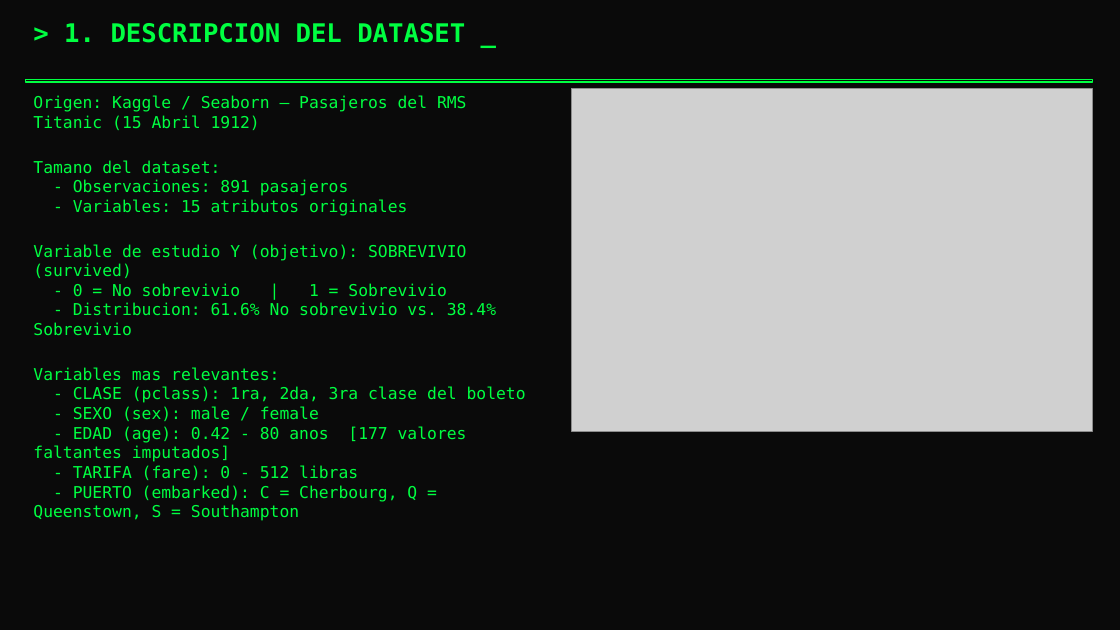
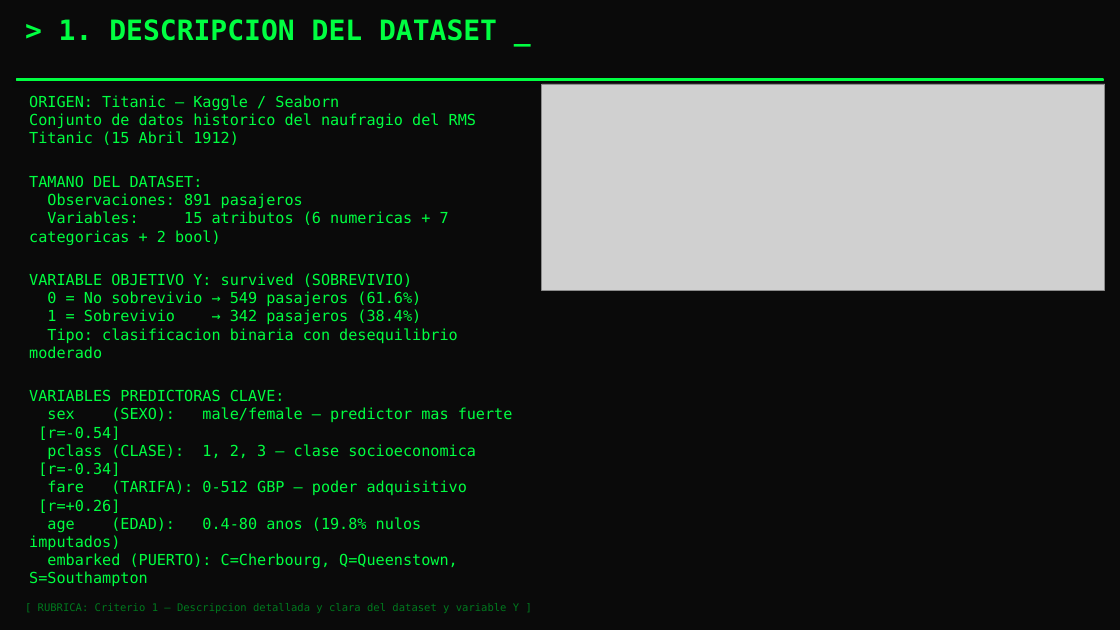
Before and after one commit to kennypallchizaca-coder/Inteligencia-Artificial, a slide deck: slide 2 of reports/Presentacion_EDA_Titanic.pptx. Drawn at 1120x630 pixels with LibreOffice and Linux fonts; fonts in the diff are those of the drawing; grey boxes stand for pictures. Boxes give left, top, right and bottom in pixels: in the first picture for what was removed or moved away, otherwise in the second. Text is boxed around its words. In the diff, an @@ line names an element or a change of style, - is before the commit and + after.

```diff
--- a/reports/Presentacion_EDA_Titanic.pptx
+++ b/reports/Presentacion_EDA_Titanic.pptx
@@ text "> 1. DESCRIPCION DEL DATASET ..." at (x1=59, y1=19, x2=497, y2=41): size 22 to 24 pt @@
@@ rectangle resized from (x1=25, y1=80, x2=1092, y2=82) to (x1=17, y1=79, x2=1103, y2=81) @@
@@ rectangle at (x1=17, y1=79, x2=1103, y2=81): outline #00FF41 1 pt to #00FF41 1.2 pt @@
@@ picture resized from (x1=571, y1=88, x2=1092, y2=431) to (x1=542, y1=84, x2=1105, y2=290) @@
@@ text at (x1=29, y1=95, x2=513, y2=586): text changed; size 14 to 13 pt @@
-Origen: Kaggle / Seaborn — Pasajeros del RMS Titanic (15 Abril 1912)
-Tamano del dataset:
-- Observaciones: 891 pasajeros
-- Variables: 15 atributos originales
-Variable de estudio Y (objetivo): SOBREVIVIO (survived)
-- 0 = No sobrevivio | 1 = Sobrevivio
-- Distribucion: 61.6% No sobrevivio vs. 38.4% Sobrevivio
-Variables mas relevantes:
-- CLASE (pclass): 1ra, 2da, 3ra clase del boleto
-- SEXO (sex): male / female
-- EDAD (age): 0.42 - 80 anos [177 valores faltantes imputados]
-- TARIFA (fare): 0 - 512 libras
-- PUERTO (embarked): C = Cherbourg, Q = Queenstown, S = Southampton
+ORIGEN: Titanic — Kaggle / Seaborn
+Conjunto de datos historico del naufragio del RMS Titanic (15 Abril 1912)
+TAMANO DEL DATASET:
+Observaciones: 891 pasajeros
+Variables: 15 atributos (6 numericas + 7 categoricas + 2 bool)
+VARIABLE OBJETIVO Y: survived (SOBREVIVIO)
+0 = No sobrevivio → 549 pasajeros (61.6%)
+1 = Sobrevivio → 342 pasajeros (38.4%)
+Tipo: clasificacion binaria con desequilibrio moderado
+VARIABLES PREDICTORAS CLAVE:
+sex (SEXO): male/female — predictor mas fuerte [r=-0.54]
+pclass (CLASE): 1, 2, 3 — clase socioeconomica [r=-0.34]
+fare (TARIFA): 0-512 GBP — poder adquisitivo [r=+0.26]
+age (EDAD): 0.4-80 anos (19.8% nulos imputados)
+embarked (PUERTO): C=Cherbourg, Q=Queenstown, S=Southampton
@@ text added at (x1=38, y1=603, x2=519, y2=613), 9 pt, text #007A1E @@
+[ RUBRICA: Criterio 1 — Descripcion detallada y clara del dataset y variable Y ]
```
Also in this commit, not shown: 6 other slides changed, 1 slide added, 1 slide removed.
